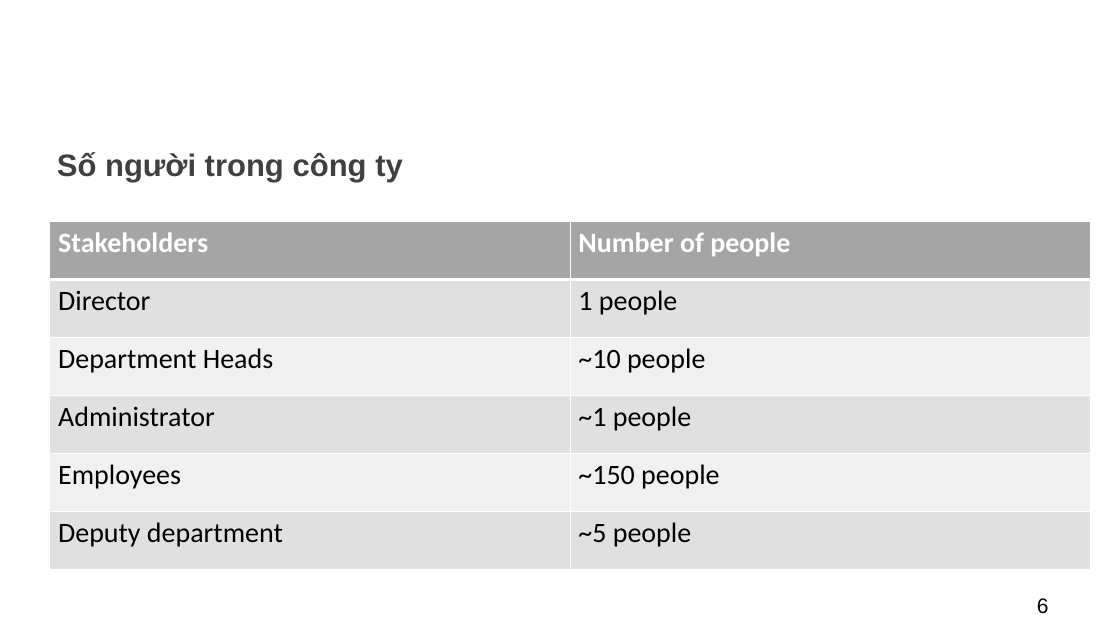
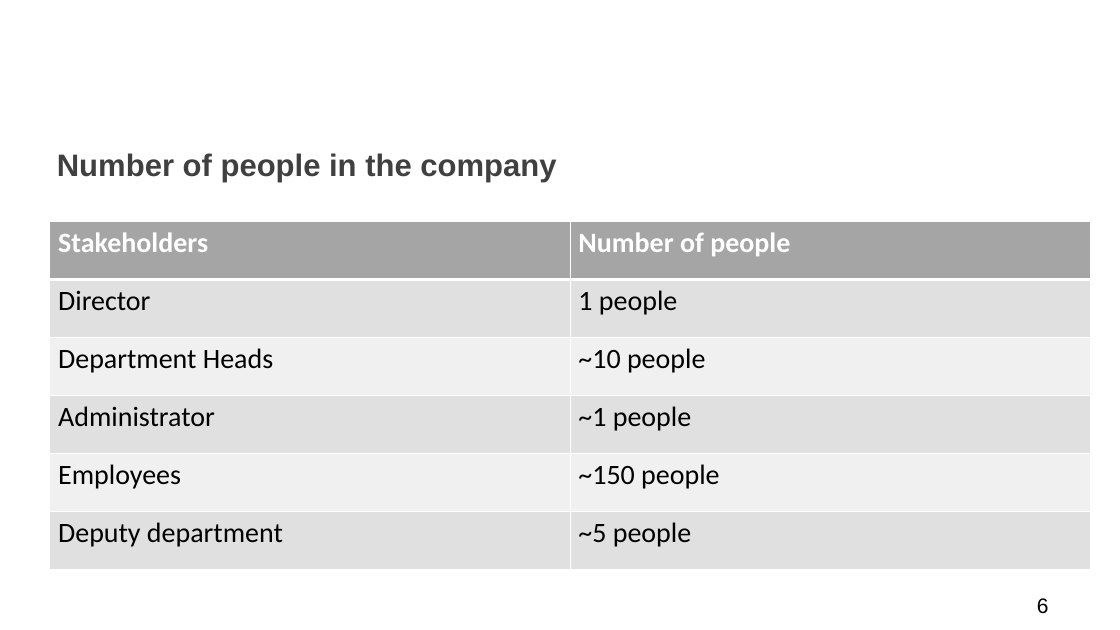
Before and after one commit to DamianHuynh/Capstone-Project, a slide deck: slide 6 of Improgress/PM-3.pptx. Drawn at 1120x630 pixels with LibreOffice and Linux fonts; fonts in the diff are those of the drawing; background and template pictures are left out. Boxes give left, top, right and bottom in pixels: in the first picture for what was removed or moved away, otherwise in the second. Text is boxed around its words. In the diff, an @@ line names an element or a change of style, - is before the commit and + after.

```diff
--- a/Improgress/PM-3.pptx
+++ b/Improgress/PM-3.pptx
@@ text at bbox=[57, 153, 556, 183]: text changed @@
-Số người trong công ty
+Number of people in the company
```
Also in this commit, not shown: 6 other slides changed, 1 slide added, 2 slides removed.
